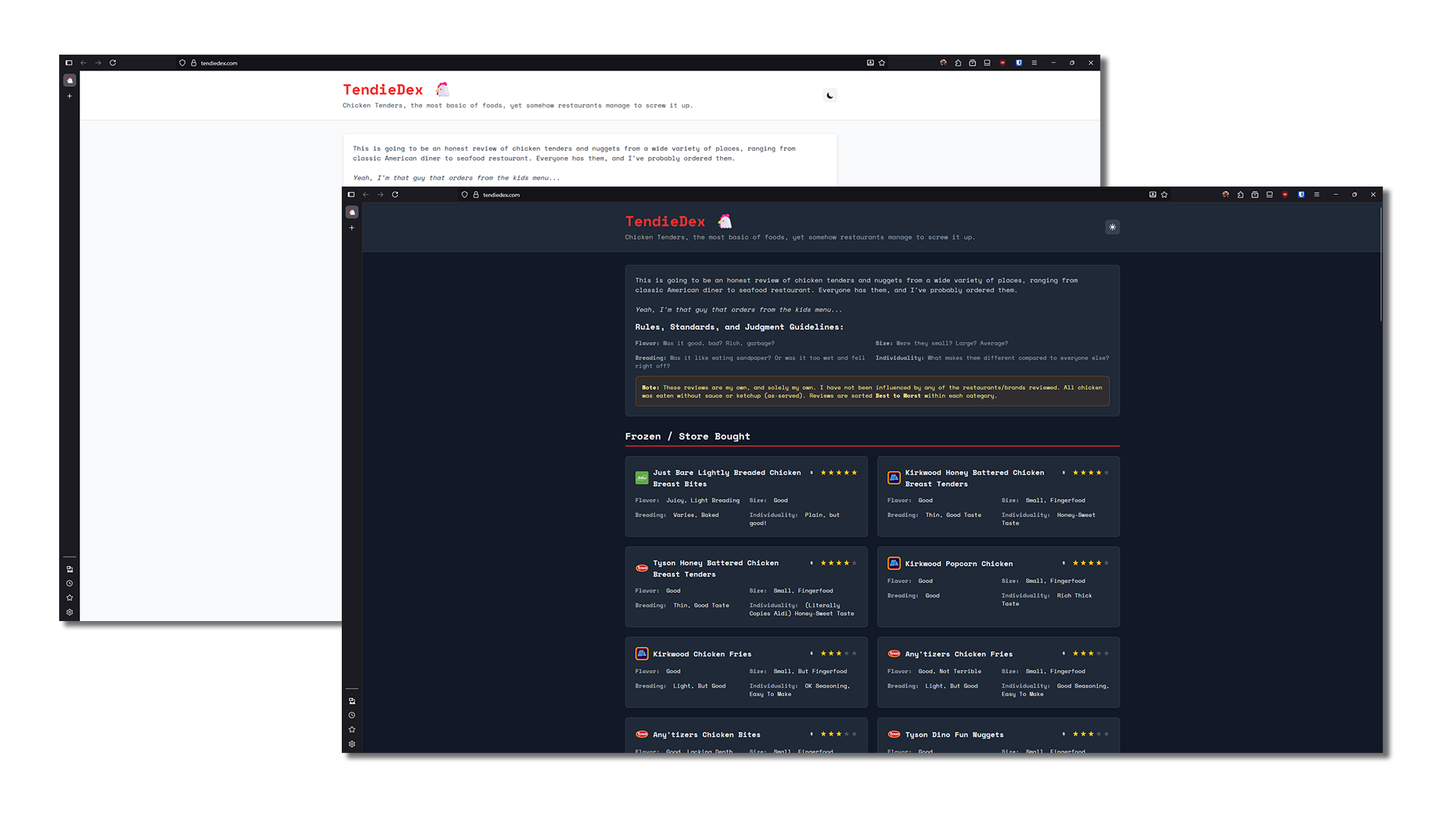
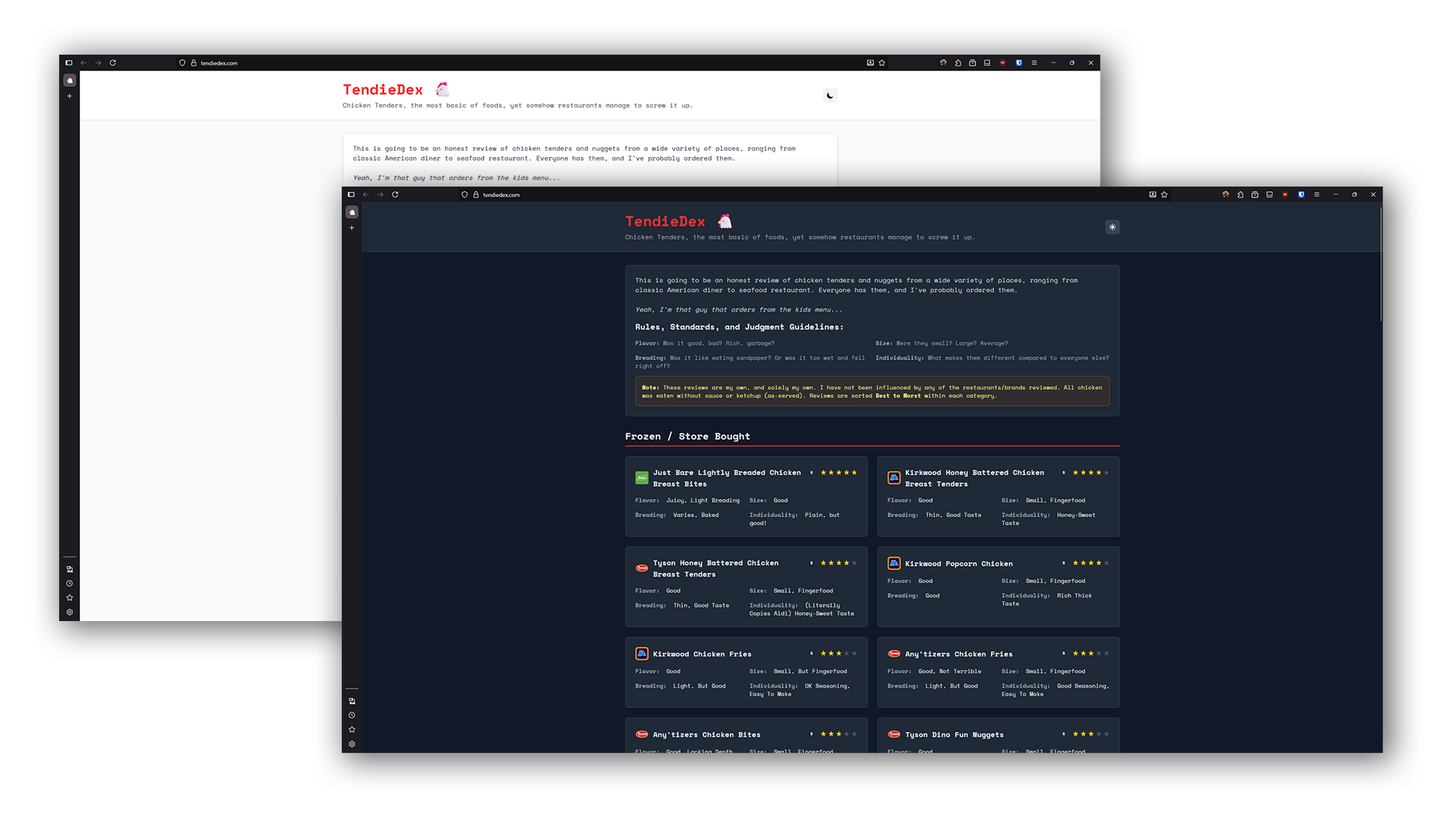
Two versions of the same layered image (1455 x 819). Layer-by-layer changes:
pixels changed over (34, 28, 1421, 789) (layer not identified)
